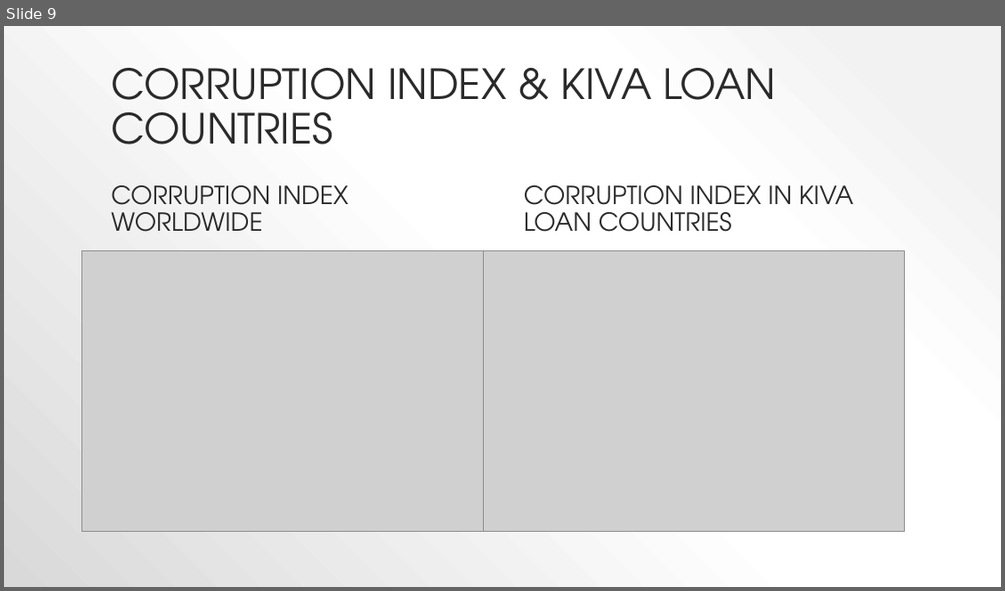
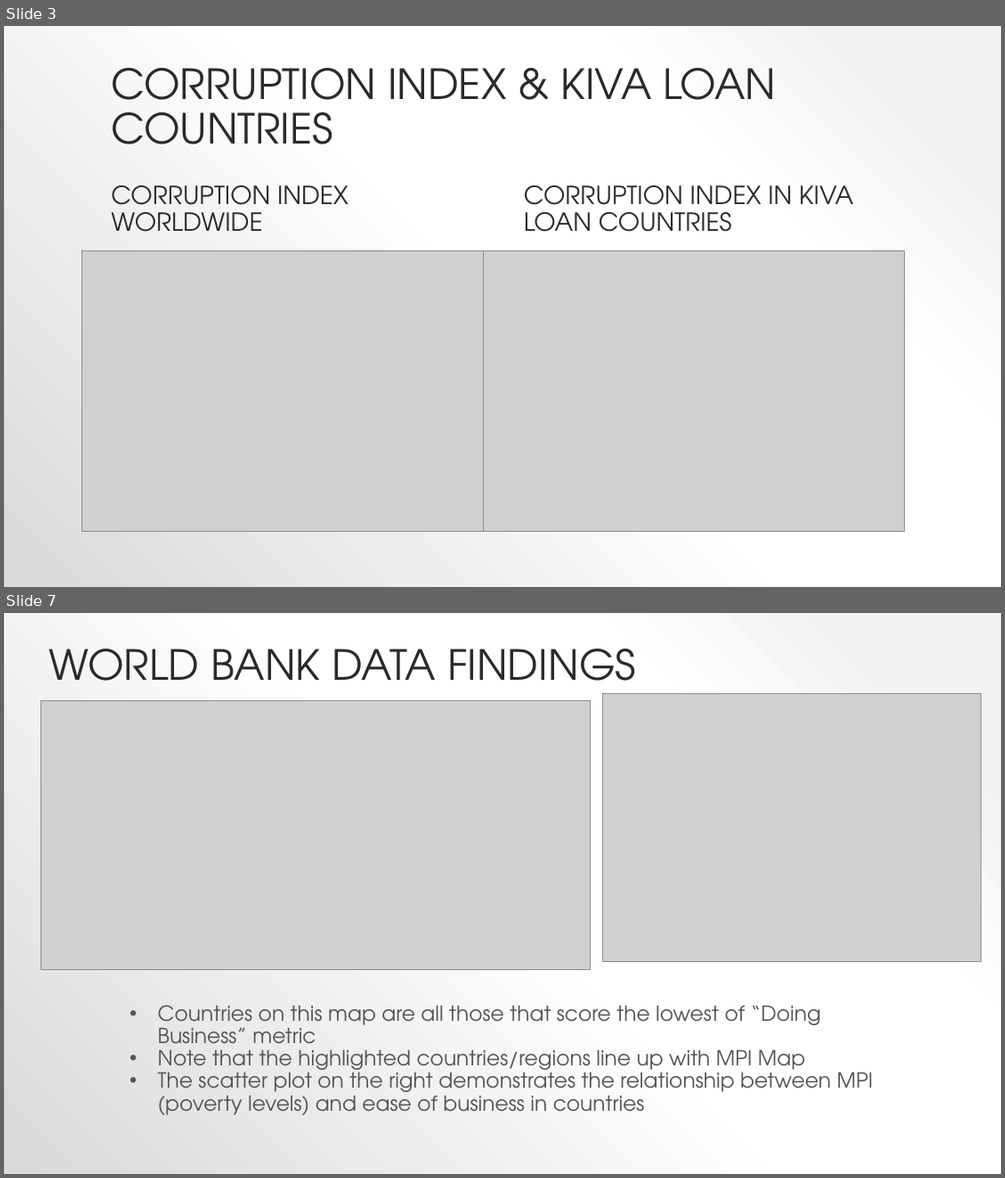
Before and after one commit to techsmj/RiceU-Project-1, a slide deck: KivaLoans.pptx. Shown one above the other, each under a label of ours: slide 9 before the commit, slides 3 and 7 after it; the slides between them are not shown. The pictures are 1005x591 and 1005x1178 pixels, drawn with LibreOffice and Linux fonts; fonts in the diff are those of the drawing; grey boxes stand for pictures. Boxes give left, top, right and bottom in pixels: in the first picture for what was removed or moved away, otherwise in the second. Text is boxed around its words. In the diff, an @@ line names an element or a change of style, - is before the commit and + after.

```diff
--- a/KivaLoans.pptx
+++ b/KivaLoans.pptx
@@ slide 7 added at (4,613,1001,1174), background gradient #F2F2F2 to #FFFFFF to #D9D9D9 @@
@@ title added at (48,649,636,699), 40 pt, text #2A2A2A @@
+WORLD BANK DATA FINDINGS
@@ picture added at (41,700,590,970) @@
@@ picture added at (602,693,980,961) @@
@@ text added at (158,1005,874,1115), 20 pt, text #545454 @@
+• Countries on this map are all those that score the lowest of “Doing Business” metric
+• Note that the highlighted countries/regions line up with MPI Map
+• The scatter plot on the right demonstrates the relationship between MPI (poverty levels) and ease of business in countries
@@ what was slide 9 is now slide 3 @@
```
Also in this commit, not shown: 2 slides changed, 5 other slides added, 6 slides removed.
